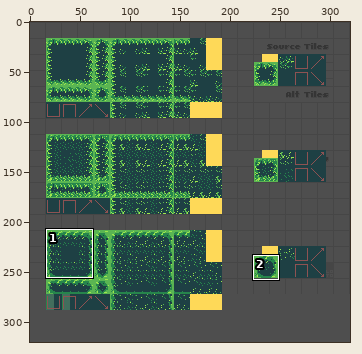
File history of a pixel-art file, addons/reptile/assets/woods_tiles-16.aseprite. The picture above shows the old version from afar; the outline marks the close-up.
Close-up. Before the commit:
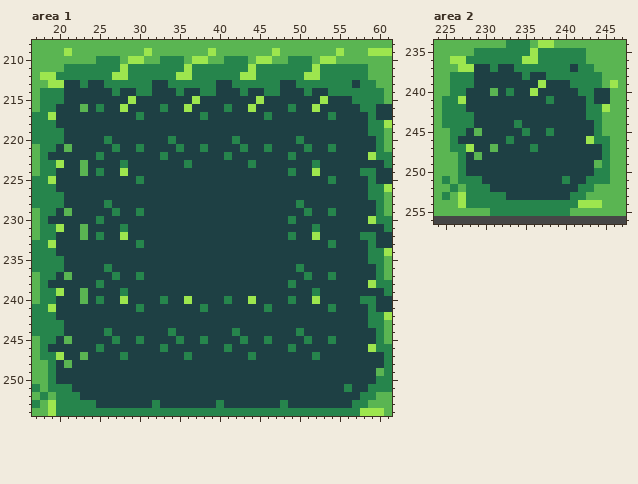
320x320 pixels, 1 frame. Colours within 5 levels of each other are drawn and written as one. Shown: area 1: x 17..61, y 208..254; area 2: x 224..247, y 234..256. The commit also changed other parts of the picture, which this record leaves out.
The result:
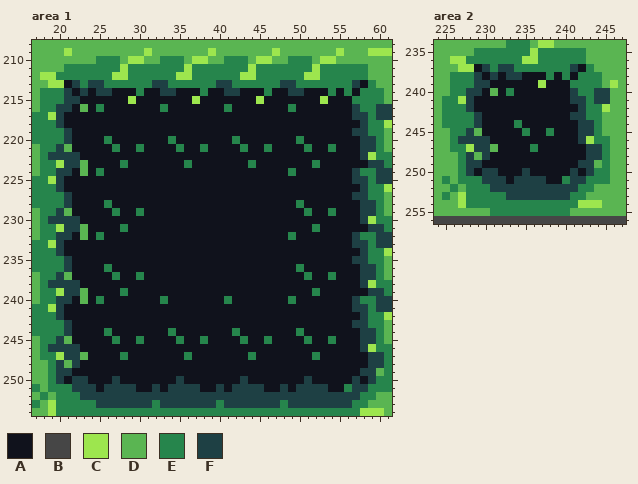
Palette (. is transparent): A #10121c  B #464646  C #9de64e  D #5ab552  E #26854c  F #1e4044
Change:
--- area 1, layer "TILES"
@@ x 17..61 @@
 212 DCCEEEEEEECCEEEEEECCEEEEEECCEEEEEECCEEEEEEDDD
-213 DDCCFFEFFEEEEEEFFEEEEEEFFEEEEEEFFEEEEEEEFEEDD
-214 DEEEFFFFFFEFFEEFFFEFFEEFFFEFFEEFFFEFFEEEEEEED
-215 DEEEFFFFFFFFCFFFFFFFCFFFFFFFCFFFFFFFCFFFEEEED
-216 DEEFFFDFEFFCFFFFEFFCFFFFEFFCFFFFEFFCFFFFFEEFF
-217 EECFFFFFFFFFFEFFFFFFFEFFFFFFFEFFFFFFFEFFFFEFF
-218 EEEFFFFFFFFFFFFFFFFFFFFFFFFFFFFFFFFFFFFFFFEEC
-219 EEEEFFFFFFFFFFFFFFFFFFFFFFFFFFFFFFFFFFFFFFEED
-220 EEEEFFFFFEFFFFFFFEFFFFFFFEFFFFFFFEFFFFFFFFFED
-221 DEEFDFFFFFEFFEFFFFEFFEFFFFEFFEFFFFEFFEFFFFFED
-222 DEFFFFFFEFFFFFFFEFFFFFFFEFFFFFFFEFFFFFFFFFCEE
-223 DEECFFDFFFFEFFFFFFFEFFFFFFFEFFFFFFFEFFFFFFFFE
-224 DEEFFFDFEFFCFFFFFFFFFFFFFFFFFFFFEFFCFFFFFEEFF
-225 EECFFFFFFFFFFEFFFFFFFFFFFFFFFFFFFFFFFEFFFFEFF
-226 EEEFFFFFFFFFFFFFFFFFFFFFFFFFFFFFFFFFFFFFFFEEC
-227 EEEEFFFFFFFFFFFFFFFFFFFFFFFFFFFFFFFFFFFFFFEED
-228 EEEEFFFFFEFFFFFFFFFFFFFFFFFFFFFFFEFFFFFFFFFED
-229 DEEFDFFFFFEFFEFFFFFFFFFFFFFFFFFFFFEFFEFFFFFED
-230 DEFFFFFFEFFFFFFFFFFFFFFFFFFFFFFFEFFFFFFFFFCEE
-231 DEECFFDFFFFEFFFFFFFFFFFFFFFFFFFFFFFEFFFFFFFFE
-232 DEEFFFDFEFFCFFFFFFFFFFFFFFFFFFFFEFFCFFFFFEEFF
-233 EECFFFFFFFFFFEFFFFFFFFFFFFFFFFFFFFFFFEFFFFEFF
-234 EEEFFFFFFFFFFFFFFFFFFFFFFFFFFFFFFFFFFFFFFFEEC
-235 EEEEFFFFFFFFFFFFFFFFFFFFFFFFFFFFFFFFFFFFFFEED
-236 EEEEFFFFFEFFFFFFFFFFFFFFFFFFFFFFFEFFFFFFFFFED
-237 DEEFDFFFFFEFFEFFFFFFFFFFFFFFFFFFFFEFFEFFFFFED
-238 DEFFFFFFEFFFFFFFFFFFFFFFFFFFFFFFEFFFFFFFFFCEE
-239 DEECFFDFFFFEFFFFFFFFFFFFFFFFFFFFFFFEFFFFFFFFE
-240 DEEFFFDFEFFCFFFFEFFCFFFFEFFCFFFFEFFCFFFFFEEFF
-241 EECFFFFFFFFFFEFFFFFFFEFFFFFFFEFFFFFFFEFFFFEFF
-242 EEEFFFFFFFFFFFFFFFFFFFFFFFFFFFFFFFFFFFFFFFEEC
-243 EEEEFFFFFFFFFFFFFFFFFFFFFFFFFFFFFFFFFFFFFFEED
-244 EEEEFFFFFEFFFFFFFEFFFFFFFEFFFFFFFEFFFFFFFFFED
-245 DEEFDFFFFFEFFEFFFFEFFEFFFFEFFEFFFFEFFEFFFFFED
-246 DEFFFFFFEFFFFFFFEFFFFFFFEFFFFFFFEFFFFFFFFFCEE
-247 DEECFFDFFFFEFFFFFFFEFFFFFFFEFFFFFFFEFFFFFFFFE
-248 DDEFDFFFFFFFFFFFFFFFFFFFFFFFFFFFFFFFFFFFFFFFE
-249 DDEFFFFFFFFFFFFFFFFFFFFFFFFFFFFFFFFFFFFFFFFDE
-250 DDEFFFFFFFFFFFFFFFFFFFFFFFFFFFFFFFFFFFFFFFFEE
-251 EDEEEFFFFFFFFFFFFFFFFFFFFFFFFFFFFFFFFFFEFFEEE
+213 DDCCAFEFFEEEEEEFFEEEEEEFFEEEEEEFFEEEEEEEFAEDD
+214 DEEEFAFAFFAAAEAAFFAAAEAAFFAAAEAAFFAAAEAEAEEED
+215 DEEEFFAAAAAACAAAAAAACAAAAAAACAAAAAAACAAAEEEED
+216 DEEFFADAEAAAAAAAEAAAAAAAEAAAAAAAEAAAAAAAFEEFF
+217 EECFAAAAAAAAAAAAAAAAAAAAAAAAAAAAAAAAAAAAFFEFF
+218 EEEFAAAAAAAAAAAAAAAAAAAAAAAAAAAAAAAAAAAAAFEEC
+219 EEEEFAAAAAAAAAAAAAAAAAAAAAAAAAAAAAAAAAAAFFEED
+220 EEEEFAAAAEAAAAAAAEAAAAAAAEAAAAAAAEAAAAAAAFFED
+221 DEEFDAAAAAEAAEAAAAEAAEAAAAEAAEAAAAEAAEAAAFFED
+222 DEFFFFAAAAAAAAAAAAAAAAAAAAAAAAAAAAAAAAAAAFCEE
+223 DEECFFDAAAAEAAAAAAAEAAAAAAAEAAAAAAAEAAAAAAFFE
+224 DEEFFADAEAAAAAAAAAAAAAAAAAAAAAAAEAAAAAAAFEEFF
+225 EECFAAAAAAAAAAAAAAAAAAAAAAAAAAAAAAAAAAAAFFEFF
+226 EEEFAAAAAAAAAAAAAAAAAAAAAAAAAAAAAAAAAAAAAFEEC
+227 EEEEFAAAAAAAAAAAAAAAAAAAAAAAAAAAAAAAAAAAFFEED
+228 EEEEFAAAAEAAAAAAAAAAAAAAAAAAAAAAAEAAAAAAAFFED
+229 DEEFDAAAAAEAAEAAAAAAAAAAAAAAAAAAAAEAAEAAAFFED
+230 DEFFFFAAAAAAAAAAAAAAAAAAAAAAAAAAAAAAAAAAAFCEE
+231 DEECFFDAAAAEAAAAAAAAAAAAAAAAAAAAAAAEAAAAAAFFE
+232 DEEFFADAEAAAAAAAAAAAAAAAAAAAAAAAEAAAAAAAFEEFF
+233 EECFAAAAAAAAAAAAAAAAAAAAAAAAAAAAAAAAAAAAFFEFF
+234 EEEFAAAAAAAAAAAAAAAAAAAAAAAAAAAAAAAAAAAAAFEEC
+235 EEEEFAAAAAAAAAAAAAAAAAAAAAAAAAAAAAAAAAAAFFEED
+236 EEEEFAAAAEAAAAAAAAAAAAAAAAAAAAAAAEAAAAAAAFFED
+237 DEEFDAAAAAEAAEAAAAAAAAAAAAAAAAAAAAEAAEAAAFFED
+238 DEFFFFAAAAAAAAAAAAAAAAAAAAAAAAAAAAAAAAAAAFCEE
+239 DEECFFDAAAAEAAAAAAAAAAAAAAAAAAAAAAAEAAAAAAFFE
+240 DEEFFADAEAAAAAAAEAAAAAAAEAAAAAAAEAAAAAAAFEEFF
+241 EECFAAAAAAAAAAAAAAAAAAAAAAAAAAAAAAAAAAAAFFEFF
+242 EEEFAAAAAAAAAAAAAAAAAAAAAAAAAAAAAAAAAAAAAFEEC
+243 EEEEFAAAAAAAAAAAAAAAAAAAAAAAAAAAAAAAAAAAFFEED
+244 EEEEFAAAAEAAAAAAAEAAAAAAAEAAAAAAAEAAAAAAAFFED
+245 DEEFDAAAAAEAAEAAAAEAAEAAAAEAAEAAAAEAAEAAAFFED
+246 DEFFFFAAAAAAAAAAAAAAAAAAAAAAAAAAAAAAAAAAAFCEE
+247 DEECFFDAAAAEAAAAAAAEAAAAAAAEAAAAAAAEAAAAAAFFE
+248 DDEFDFAAAAAAAAAAAAAAAAAAAAAAAAAAAAAAAAAAAAFFE
+249 DDEFFAAAAAAAAAAAAAAAAAAAAAAAAAAAAAAAAAAAAFFDE
+250 DDEFAFFAAAFAAAAAAAFAAAAAAAFAAAAAAAFAAAAAFAFEE
+251 EDEEEFFFAFFFFAAFAFFFFAAFAFFFFAAFAFFFFAAEFFEEE
 252 DEDEEEFFFFFFFFFFFFFFFFFFFFFFFFFFFFFFFFFFFEEDD
--- area 2, layer "TILES"
@@ x 224..247 @@
 236 DDCCEEEEEEECCEEEEEEDDDDD
-237 DDDCCFFEFFEEEEEEEFEEDDDD
-238 DDEEEFFFFFFEFFEEEEEEEDDD
-239 DDEEEFFFFFFFFCFFFEEEEDCD
-240 DDEEFFFDFEFFCFFFFFEEFFDD
-241 DEECFFFFFFFFFFEFFFFEFFDD
-242 DEEEFFFFFFFFFFFFFFFEECDD
-243 DEEEEFFFFFFFFFFFFFFEEDDD
-244 DEEEEFFFFFEFFFFFFFFFEDDD
-245 DDEEFDFFFFFEFFEFFFFFEDDD
-246 DDEFFFFFFEFFFFFFFFFCEEDD
-247 DDEECFFDFFFFEFFFFFFFFEDD
-248 DDDEFDFFFFFFFFFFFFFFFEDD
-249 DDDEFFFFFFFFFFFFFFFFDEDD
-250 DDDEFFFFFFFFFFFFFFFFEEDD
-251 DEDEEEFFFFFFFFFFEFFEEEDD
+237 DDDCCAFEFFEEEEEEEFAEDDDD
+238 DDEEEFAFAFFAAAEAEAEEEDDD
+239 DDEEEFFAAAAAACAAAEEEEDCD
+240 DDEEFFADAEAAAAAAAFEEFFDD
+241 DEECFAAAAAAAAAAAAFFEFFDD
+242 DEEEFAAAAAAAAAAAAAFEECDD
+243 DEEEEFAAAAAAAAAAAFFEEDDD
+244 DEEEEFAAAAEAAAAAAAFFEDDD
+245 DDEEFDAAAAAEAAEAAAFFEDDD
+246 DDEFFFFAAAAAAAAAAAFCEEDD
+247 DDEECFFDAAAAEAAAAAAFFEDD
+248 DDDEFDFAAAAAAAAAAAAFFEDD
+249 DDDEFFAAAAAAAAAAAAFFDEDD
+250 DDDEFAFFAAAFAAAAAFAFEEDD
+251 DEDEEEFFFAFFFFAAEFFEEEDD
 252 DDEDEEEFFFFFFFFFFFEEDDDD
